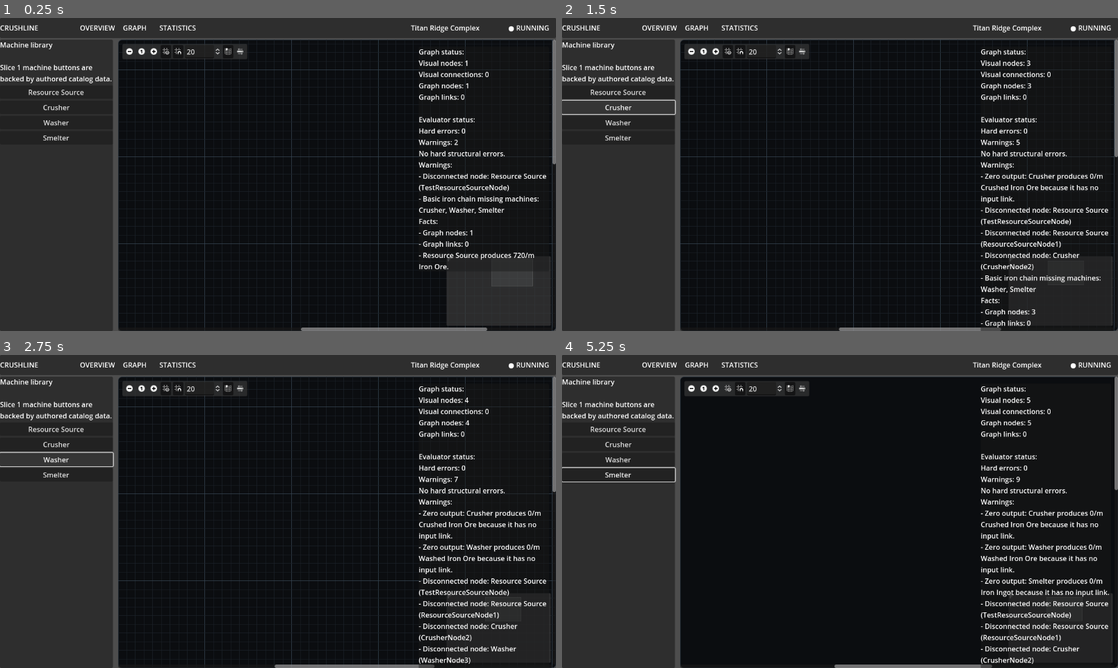
Above: before the commit, frames 1-4 (two rows, left to right).
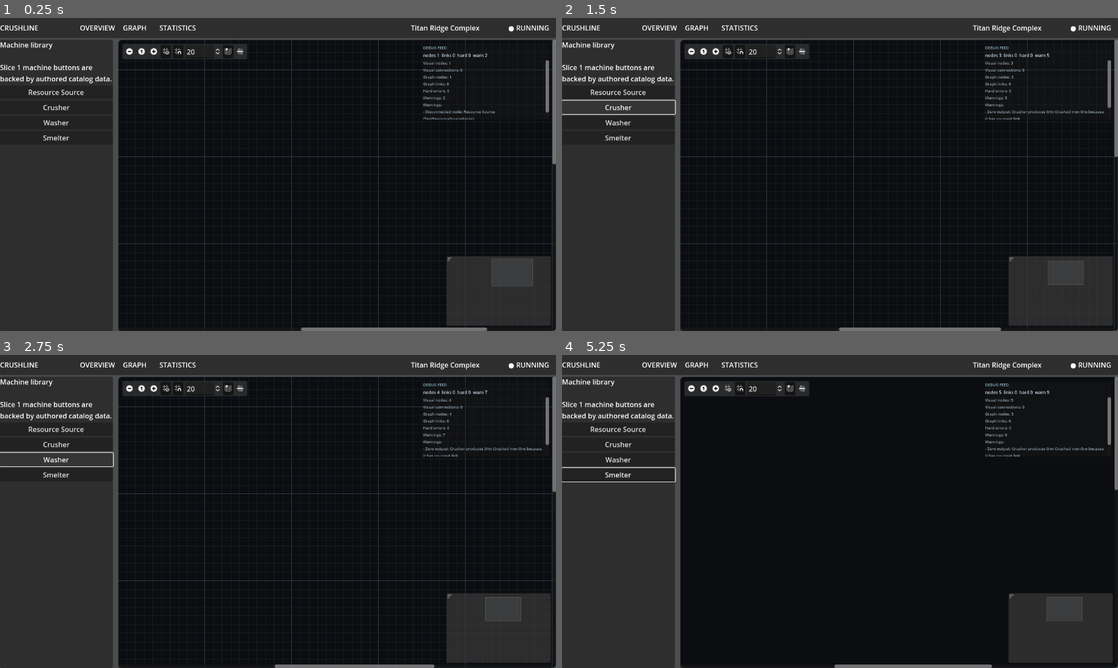
Above: after the commit, the same moments.

Repository: killerbearddude/Crushline-Godot
Game: Godot game, scene res://scenes/main/Main.tscn
Two runs of this game, one before a commit and one after it. Both use one fixed random seed, a clock stepped at 60 frames per second and the inputs below.
Inputs (mouse positions are in pixels of both pictures, inside the frame that each line leads up to):
- Up to frame 1 (0.25 s): no input
- Up to frame 2 (1.5 s): click "Resource Source" at 0.5 s; click "Crusher" at 1.25 s
- Up to frame 3 (2.75 s): click "Washer" at 2 s
- Up to frame 4 (5.25 s): click "Smelter" at 2.75 s; click (689, 389) at 3.5 s; click (717, 389) at 4.25 s; click (728, 389) at 5 s

The runs differ from the first frame. In frame 1, 2.5% of the frame differs, in the area x 75-99%, y 9-81%; in frame 2, 3.3%; in frame 3, 3.5%; in frame 4, 3.7%, in the area x 75-99%, y 9-100%.

Commit message:
Compact diagnostics feed (#17)
* Make diagnostics overlay compact and clipped

* Style diagnostics text smaller and thinner

Diff:
--- a/scenes/main/Main.tscn
+++ b/scenes/main/Main.tscn
@@ -107,20 +107,43 @@
 grow_vertical = 2
 
 [node name="DiagnosticsOverlay" type="PanelContainer" parent="Root/Body/WorkArea"]
-custom_minimum_size = Vector2(300, 0)
+custom_minimum_size = Vector2(290, 0)
 layout_mode = 1
 anchor_left = 1.0
 anchor_right = 1.0
-offset_left = -316.0
-offset_top = 16.0
+offset_left = -306.0
+offset_top = 12.0
 offset_right = -16.0
-offset_bottom = 220.0
+offset_bottom = 184.0
 mouse_filter = 2
 z_index = 20
-self_modulate = Color(1, 1, 1, 0.78)
+self_modulate = Color(1, 1, 1, 0.68)
 
-[node name="DiagnosticsLabel" type="Label" parent="Root/Body/WorkArea/DiagnosticsOverlay"]
+[node name="DiagnosticsContents" type="VBoxContainer" parent="Root/Body/WorkArea/DiagnosticsOverlay"]
 layout_mode = 2
 mouse_filter = 2
-text = "DEBUG\n\nWaiting for graph activity."
+
+[node name="DiagnosticsHeader" type="Label" parent="Root/Body/WorkArea/DiagnosticsOverlay/DiagnosticsContents"]
+layout_mode = 2
+mouse_filter = 2
+text = "DEBUG FEED"
+
+[node name="DiagnosticsSummaryLabel" type="Label" parent="Root/Body/WorkArea/DiagnosticsOverlay/DiagnosticsContents"]
+layout_mode = 2
+mouse_filter = 2
+text = "Waiting for graph activity."
 autowrap_mode = 3
+
+[node name="DiagnosticsScroll" type="ScrollContainer" parent="Root/Body/WorkArea/DiagnosticsOverlay/DiagnosticsContents"]
+custom_minimum_size = Vector2(0, 92)
+layout_mode = 2
+size_flags_vertical = 3
+mouse_filter = 2
+horizontal_scroll_mode = 0
+
+[node name="DiagnosticsLabel" type="Label" parent="Root/Body/WorkArea/DiagnosticsOverlay/DiagnosticsContents/DiagnosticsScroll"]
+layout_mode = 2
+size_flags_horizontal = 3
+mouse_filter = 2
+text = "Waiting for graph activity."
+autowrap_mode = 3
--- a/scripts/ui/main_controller.gd
+++ b/scripts/ui/main_controller.gd
@@ -2,17 +2,25 @@
 
 const Slice1MachineCatalog = preload("res://scripts/content/slice1_machine_catalog.gd")
 
+const DETAIL_LINE_LIMIT := 9
+const DEBUG_HEADER_COLOR := Color(0.62, 0.78, 0.86, 0.82)
+const DEBUG_SUMMARY_COLOR := Color(0.88, 0.94, 1.0, 0.90)
+const DEBUG_DETAIL_COLOR := Color(0.72, 0.80, 0.86, 0.78)
+
 @onready var graph_view := get_node("Root/Body/WorkArea/ProductionGraphView") as GraphEdit
-@onready var diagnostics_label := get_node("Root/Body/WorkArea/DiagnosticsOverlay/DiagnosticsLabel") as Label
+@onready var diagnostics_header := get_node("Root/Body/WorkArea/DiagnosticsOverlay/DiagnosticsContents/DiagnosticsHeader") as Label
+@onready var diagnostics_summary_label := get_node("Root/Body/WorkArea/DiagnosticsOverlay/DiagnosticsContents/DiagnosticsSummaryLabel") as Label
+@onready var diagnostics_label := get_node("Root/Body/WorkArea/DiagnosticsOverlay/DiagnosticsContents/DiagnosticsScroll/DiagnosticsLabel") as Label
 
 func _ready() -> void:
+	_style_diagnostics_overlay()
 	_bind_machine_buttons()
 
 	if graph_view.has_signal("status_text_changed"):
 		graph_view.connect("status_text_changed", _on_graph_status_text_changed)
 
 	if graph_view.has_method("describe_graph_status"):
-		diagnostics_label.text = graph_view.call("describe_graph_status")
+		_set_diagnostics_text(graph_view.call("describe_graph_status"))
 
 
 func _bind_machine_buttons() -> void:
@@ -39,4 +47,65 @@
 
 
 func _on_graph_status_text_changed(text: String) -> void:
-	diagnostics_label.text = text
+	_set_diagnostics_text(text)
+
+
+func _style_diagnostics_overlay() -> void:
+	diagnostics_header.add_theme_font_size_override("font_size", 9)
+	diagnostics_header.add_theme_color_override("font_color", DEBUG_HEADER_COLOR)
+	diagnostics_summary_label.add_theme_font_size_override("font_size", 10)
+	diagnostics_summary_label.add_theme_color_override("font_color", DEBUG_SUMMARY_COLOR)
+	diagnostics_label.add_theme_font_size_override("font_size", 9)
+	diagnostics_label.add_theme_color_override("font_color", DEBUG_DETAIL_COLOR)
+
+
+func _set_diagnostics_text(text: String) -> void:
+	diagnostics_summary_label.text = _diagnostics_summary(text)
+	diagnostics_label.text = _diagnostics_detail(text)
+
+
+func _diagnostics_summary(text: String) -> String:
+	var visual_nodes := _find_line_value(text, "Visual nodes:")
+	var visual_connections := _find_line_value(text, "Visual connections:")
+	var hard_errors := _find_line_value(text, "Hard errors:")
+	var warnings := _find_line_value(text, "Warnings:")
+	if visual_nodes.is_empty() and hard_errors.is_empty():
+		return "Waiting for graph activity."
+
+	return "nodes %s  links %s  hard %s  warn %s" % [
+		visual_nodes if not visual_nodes.is_empty() else "0",
+		visual_connections if not visual_connections.is_empty() else "0",
+		hard_errors if not hard_errors.is_empty() else "0",
+		warnings if not warnings.is_empty() else "0",
+	]
+
+
+func _diagnostics_detail(text: String) -> String:
+	var selected_lines: Array[String] = []
+	for line in text.split("\n"):
+		var clean_line := line.strip_edges()
+		if clean_line.is_empty():
+			continue
+		if clean_line.begins_with("Graph status"):
+			continue
+		if clean_line.begins_with("Evaluator status"):
+			continue
+		if clean_line.begins_with("No hard structural errors"):
+			continue
+		if clean_line.begins_with("- Graph nodes"):
+			continue
+		if clean_line.begins_with("- Graph links"):
+			continue
+		selected_lines.append(clean_line)
+		if selected_lines.size() >= DETAIL_LINE_LIMIT:
+			break
+
+	return "\n".join(selected_lines)
+
+
+func _find_line_value(text: String, prefix: String) -> String:
+	for line in text.split("\n"):
+		var clean_line := line.strip_edges()
+		if clean_line.begins_with(prefix):
+			return clean_line.trim_prefix(prefix).strip_edges()
+	return ""
